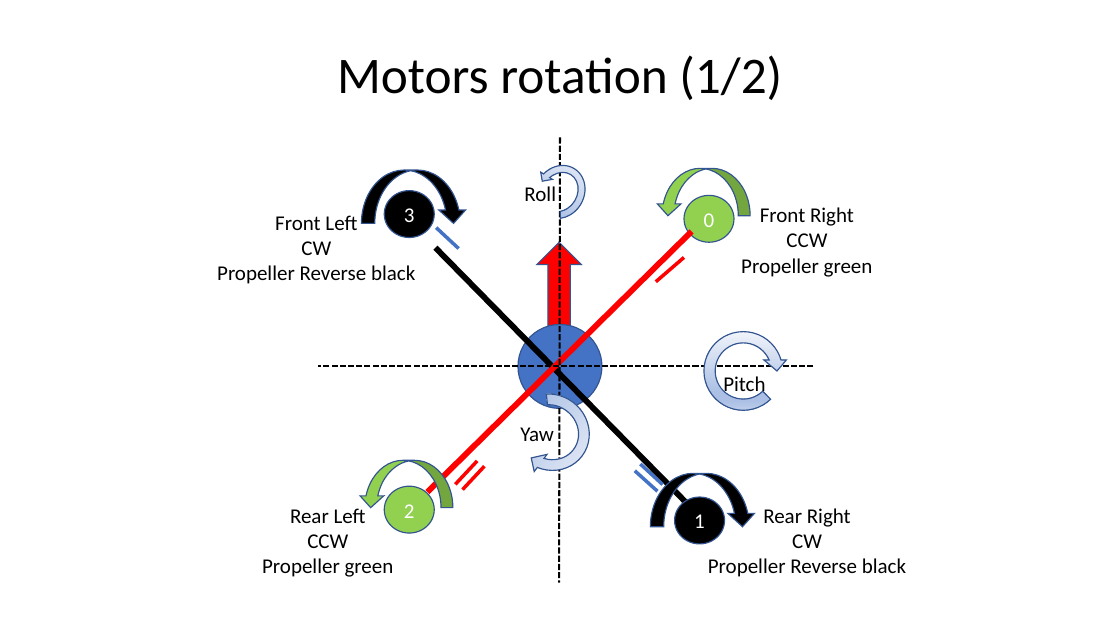
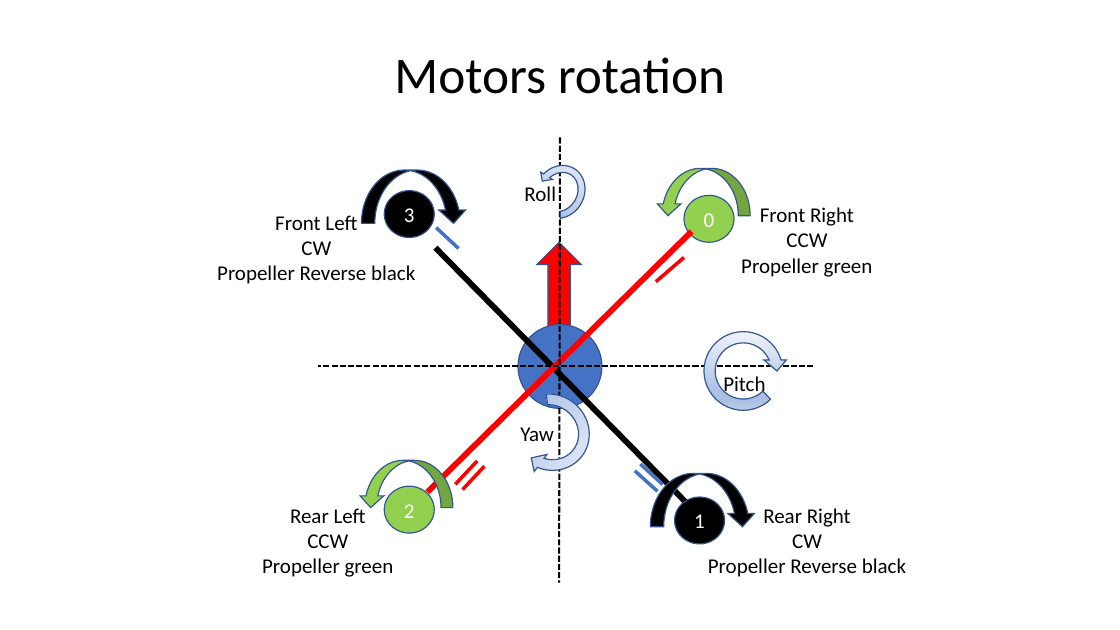
Before and after one commit to RobotEdh/RobotMicroControl, a slide deck: slide 7 of libraries/Diagramm Drone3.pptx (slide 4 before the commit). Drawn at 1120x630 pixels with LibreOffice and Linux fonts; fonts in the diff are those of the drawing. Boxes give left, top, right and bottom in pixels: in the first picture for what was removed or moved away, otherwise in the second. Text is boxed around its words. In the diff, an @@ line names an element or a change of style, - is before the commit and + after.

```diff
--- a/libraries/Diagramm Drone3.pptx
+++ b/libraries/Diagramm Drone3.pptx
@@ title at [394,57,725,94]: text changed @@
-Motors rotation (1/2)
+Motors rotation
```
Also in this commit, not shown: 11 other slides changed, 2 slides added, 3 slides removed, 10 other files.
